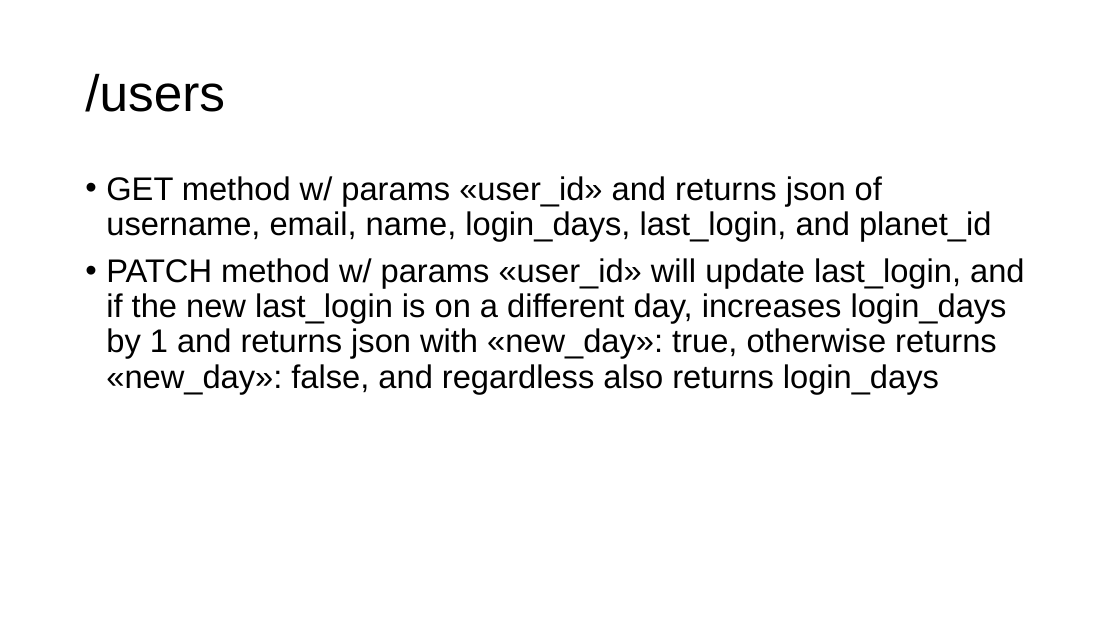
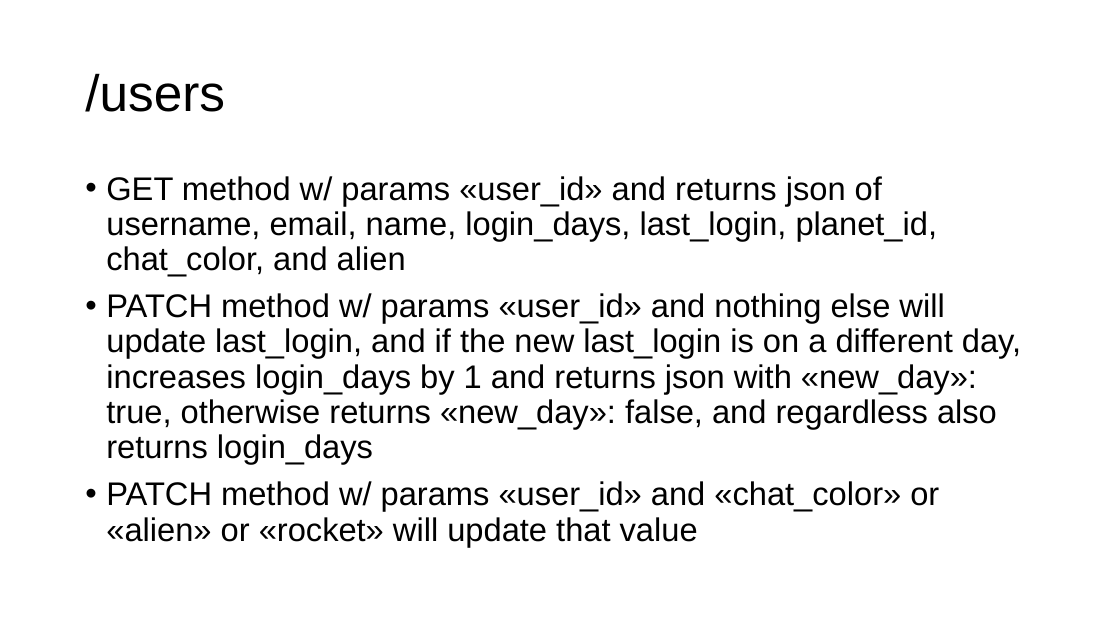
Before and after one commit to gmfk07/iu2018-backend, a slide deck: slide 17 of iu-spec-backend.pptx. Drawn at 1120x630 pixels with LibreOffice and Linux fonts; fonts in the diff are those of the drawing. Boxes give left, top, right and bottom in pixels: in the first picture for what was removed or moved away, otherwise in the second. Text is boxed around its words. In the diff, an @@ line names an element or a change of style, - is before the commit and + after.

Commit message:
User data updated

```diff
--- a/iu-spec-backend.pptx
+++ b/iu-spec-backend.pptx
@@ text at (106,176,1021,547): text changed @@
-• GET method w/ params «user_id» and returns json of username, email, name, login_days, last_login, and planet_id
-• PATCH method w/ params «user_id» will update last_login, and if the new last_login is on a different day, increases login_days by 1 and returns json with «new_day»: true, otherwise returns «new_day»: false, and regardless also returns login_days
+• GET method w/ params «user_id» and returns json of username, email, name, login_days, last_login, planet_id, chat_color, and alien
+• PATCH method w/ params «user_id» and nothing else will update last_login, and if the new last_login is on a different day, increases login_days by 1 and returns json with «new_day»: true, otherwise returns «new_day»: false, and regardless also returns login_days
+• PATCH method w/ params «user_id» and «chat_color» or «alien» or «rocket» will update that value
```
Also in this commit, not shown: 1 other slide changed, 1 slide removed, 5 other files.
